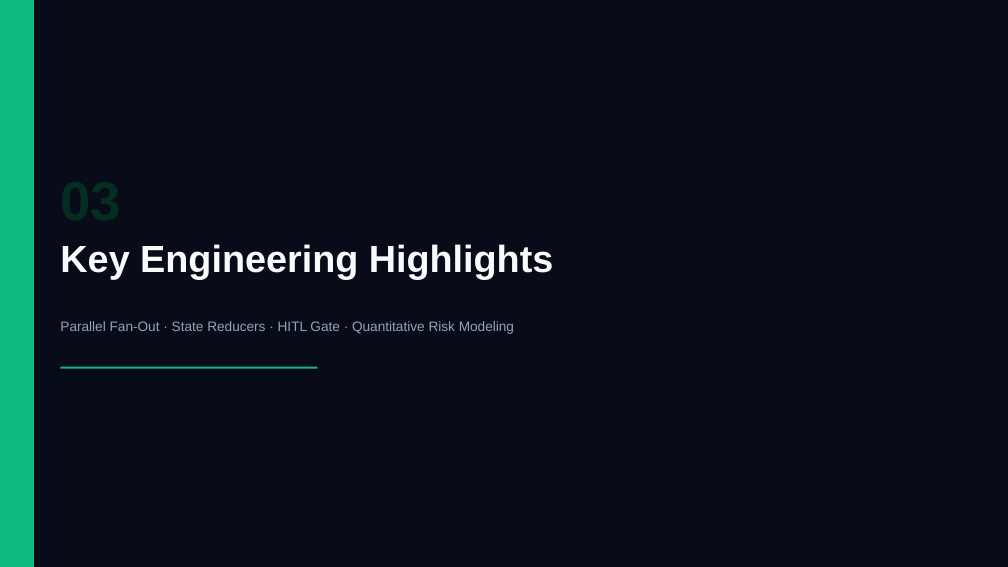
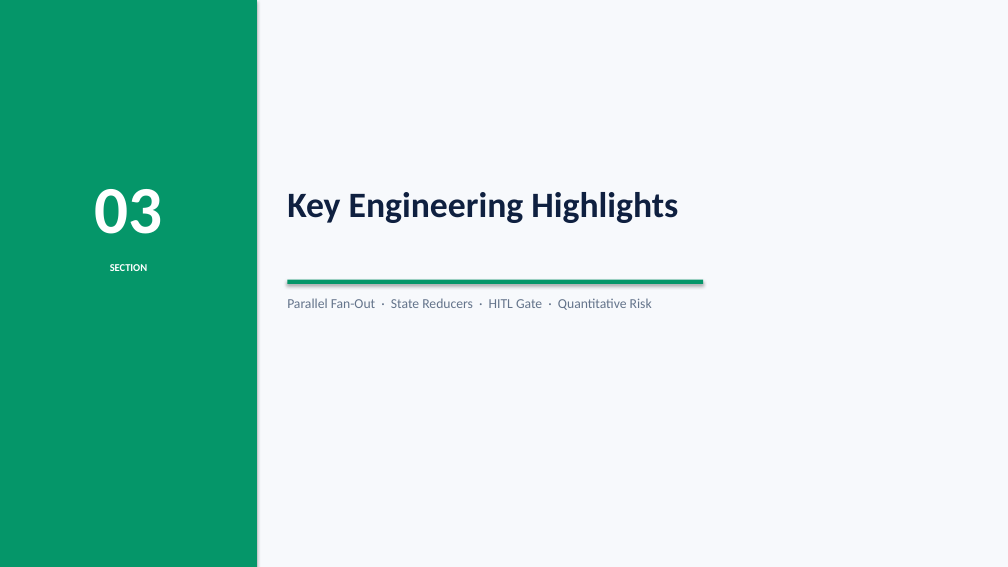
Before and after one commit to SagarTrimukhe/ai-investment-research-assistant, a slide deck: slide 7 of CAPSTONE_PROJECT_PRESENTATION.pptx. Drawn at 1008x567 pixels with LibreOffice and Linux fonts; fonts in the diff are those of the drawing. Boxes give left, top, right and bottom in pixels: in the first picture for what was removed or moved away, otherwise in the second. Text is boxed around its words. In the diff, an @@ line names an element or a change of style, - is before the commit and + after.

Commit message:
design: retheme to professional light mode — white canvas, navy headings, clean corporate accents

```diff
--- a/CAPSTONE_PROJECT_PRESENTATION.pptx
+++ b/CAPSTONE_PROJECT_PRESENTATION.pptx
@@ rectangle at [0,0,1008,567]: fill #080C18 to #F7F9FC @@
@@ rectangle: place and size @@
-rectangle at [0,0,34,567]
+rectangle at [0,0,257,567]
@@ rectangle at [0,0,257,567]: fill #10B981 to #059669 @@
@@ text added at [94,189,162,234], 64 pt, text #FFFFFF, bold @@
+03
@@ text "Key Engineering Highlights": place and size @@
-text "Key Engineering Highlights" at [60,244,554,279]
+text "Key Engineering Highlights" at [287,192,678,223]
@@ text "Key Engineering Highlights" at [287,192,678,223]: size 36 to 34 pt, font Arial to Calibri, text colour #F8FAFC to #0F2040 @@
@@ text added at [110,264,147,271], 10 pt, text #FFFFFF, bold @@
+SECTION
@@ rectangle at [287,280,703,284]: fill #10B981 to #059669 @@
@@ text at [287,298,652,310]: text changed; font Arial to Calibri; text colour #94A3B8 to #64748B @@
-Parallel Fan-Out · State Reducers · HITL Gate · Quantitative Risk Modeling
+Parallel Fan-Out · State Reducers · HITL Gate · Quantitative Risk
@@ rectangle: place and size @@
-rectangle at [60,367,318,369]
+rectangle at [287,280,703,284]
```
Also in this commit, not shown: 17 other slides changed.
